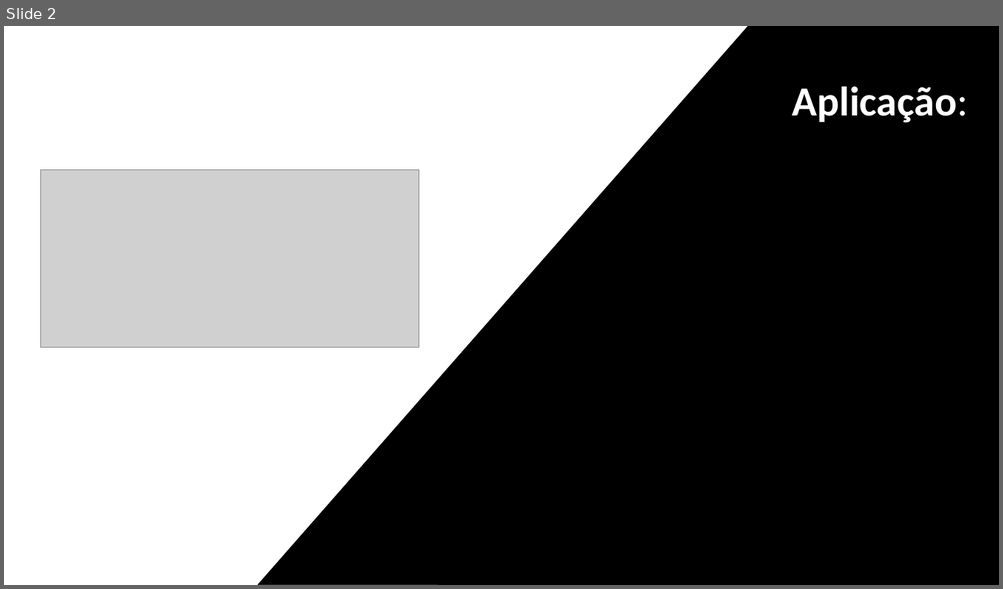
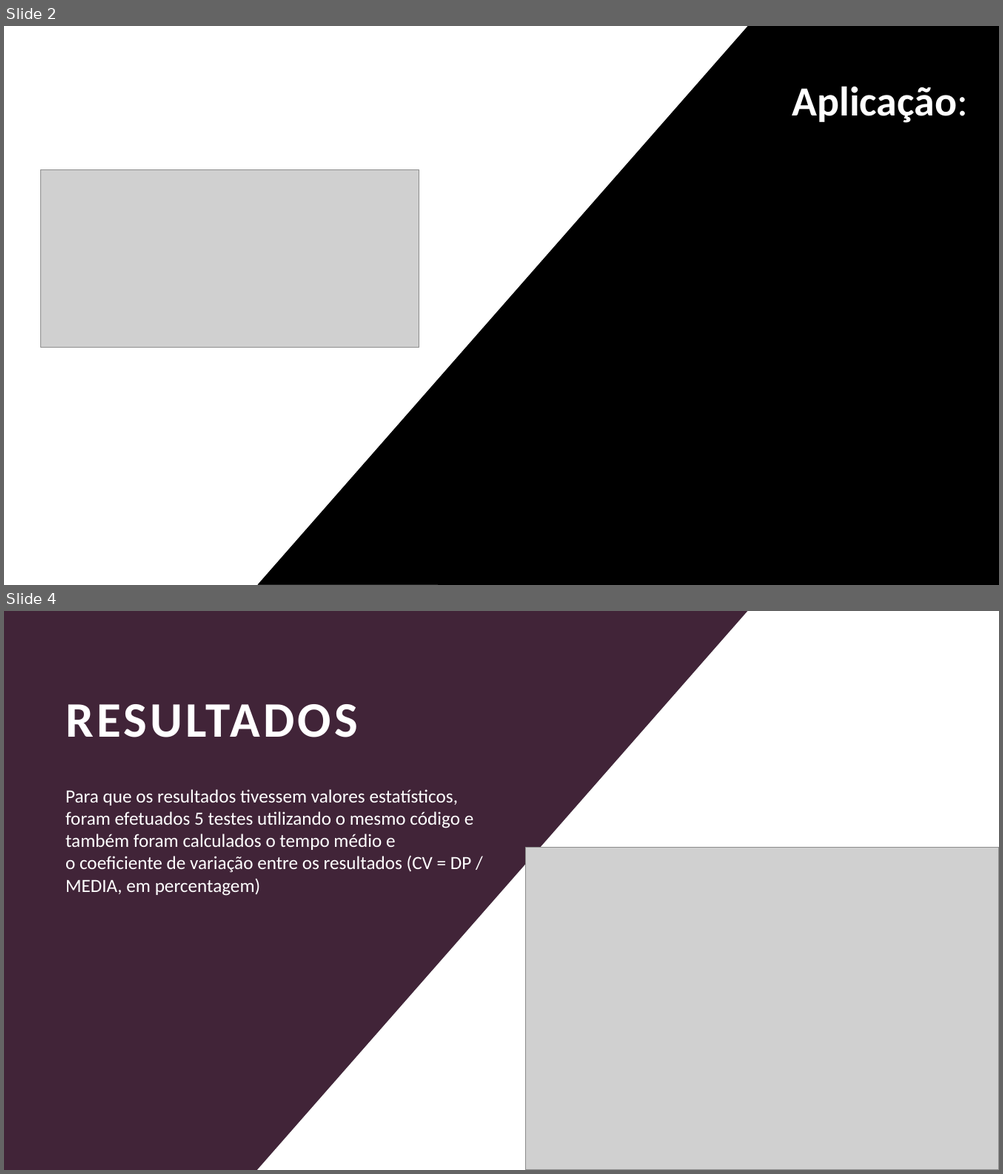
Before and after one commit to douglas0100/RepositorioSO, a slide deck: Trabalho Threads/Documents/Trabalho Threads SO - Douglas Felipe da Silva Leite.pptx. Shown one above the other, each under a label of ours: slide 2 before the commit, slides 2 and 4 after it; the slides between them are not shown. The pictures are 1003x589 and 1003x1174 pixels, drawn with LibreOffice and Linux fonts; fonts in the diff are those of the drawing; grey boxes stand for pictures. Boxes give left, top, right and bottom in pixels: in the first picture for what was removed or moved away, otherwise in the second. Text is boxed around its words. In the diff, an @@ line names an element or a change of style, - is before the commit and + after.

```diff
--- a/Trabalho Threads/Documents/Trabalho Threads SO - Douglas Felipe da Silva Leite.pptx
+++ b/Trabalho Threads/Documents/Trabalho Threads SO - Douglas Felipe da Silva Leite.pptx
@@ slide 4 added at (x1=4, y1=611, x2=999, y2=1170), background #000000 @@
@@ rectangle added at (x1=4, y1=611, x2=999, y2=1170), fill #000000 @@
@@ freeform shape added at (x1=4, y1=612, x2=748, y2=1170), fill #412438 @@
@@ freeform shape added at (x1=186, y1=611, x2=999, y2=1170), fill #FFFFFF @@
@@ freeform shape added at (x1=438, y1=611, x2=999, y2=1170), fill #412438 @@
@@ text added at (x1=65, y1=704, x2=358, y2=738), 48 pt, text #FFFFFF, bold @@
+RESULTADOS
@@ text added at (x1=65, y1=789, x2=474, y2=896), 18 pt, text #FFFFFF @@
+Para que os resultados tivessem valores estatísticos, foram efetuados 5 testes utilizando o mesmo código e também foram calculados o tempo médio e o coeficiente de variação entre os resultados (CV = DP / MEDIA, em percentagem)
@@ picture added at (x1=526, y1=848, x2=999, y2=1170) @@
```
Also in this commit, not shown: 1 slide changed, 1 other slide added, 1 slide removed.
